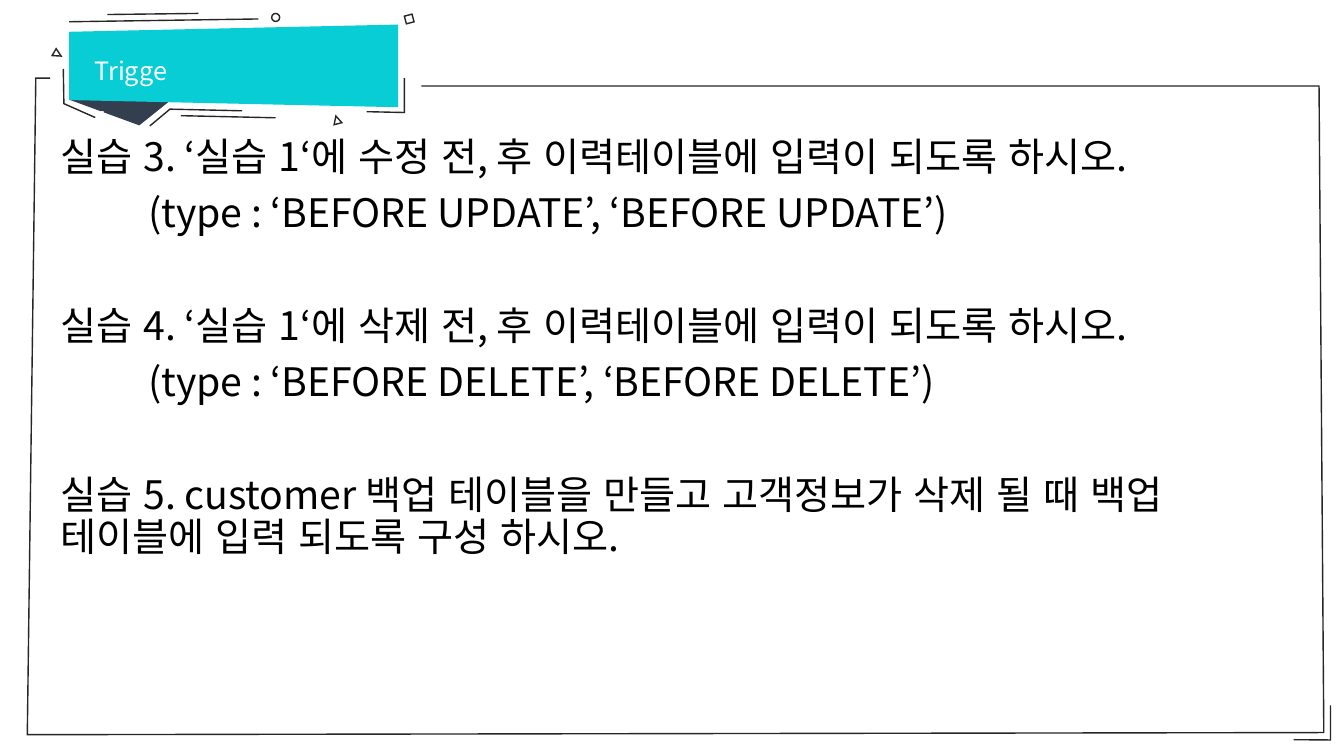
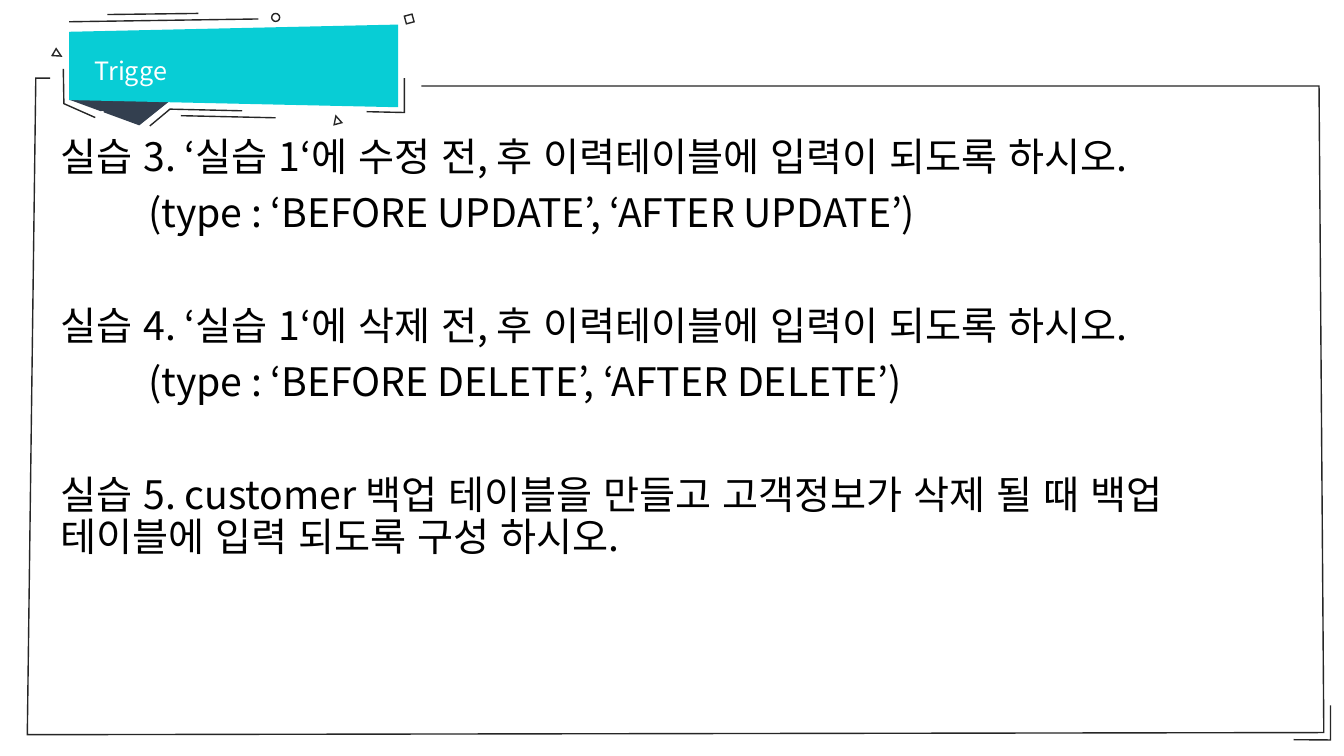
Before and after one commit to hitxid/openDatabase, a slide deck: slide 12 of database/9강 MySQL Trigger.pptx (slide 11 before the commit). Drawn at 1344x756 pixels with LibreOffice and Linux fonts; fonts in the diff are those of the drawing. Boxes give left, top, right and bottom in pixels: in the first picture for what was removed or moved away, otherwise in the second. Text is boxed around its words. In the diff, an @@ line names an element or a change of style, - is before the commit and + after.

```diff
--- a/database/9강 MySQL Trigger.pptx
+++ b/database/9강 MySQL Trigger.pptx
@@ text at (148,195,916,236): text changed @@
-(type : ‘BEFORE UPDATE’, ‘BEFORE UPDATE’)
+(type : ‘BEFORE UPDATE’, ‘AFTER UPDATE’)
@@ text at (148,364,902,405): text changed @@
-(type : ‘BEFORE DELETE’, ‘BEFORE DELETE’)
+(type : ‘BEFORE DELETE’, ‘AFTER DELETE’)
```
Also in this commit, not shown: 2 other slides changed, 1 slide added, 2 other files.
